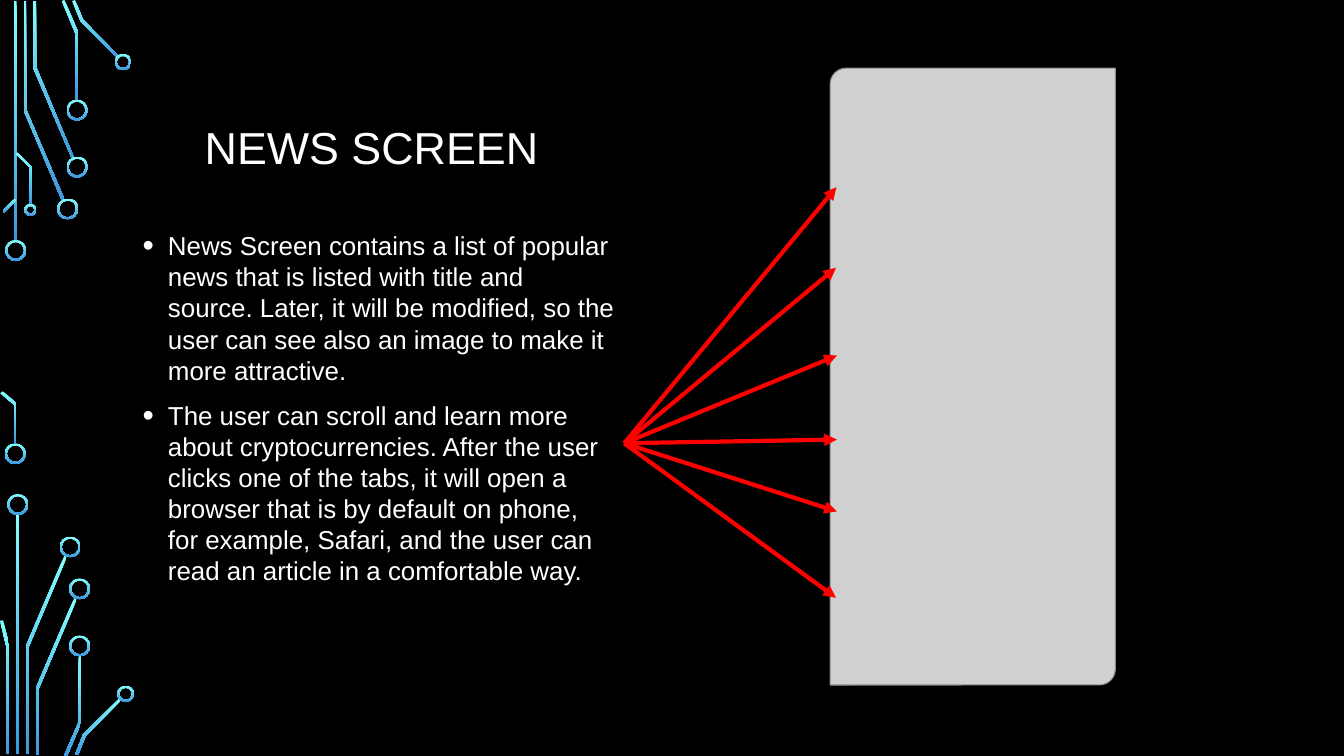
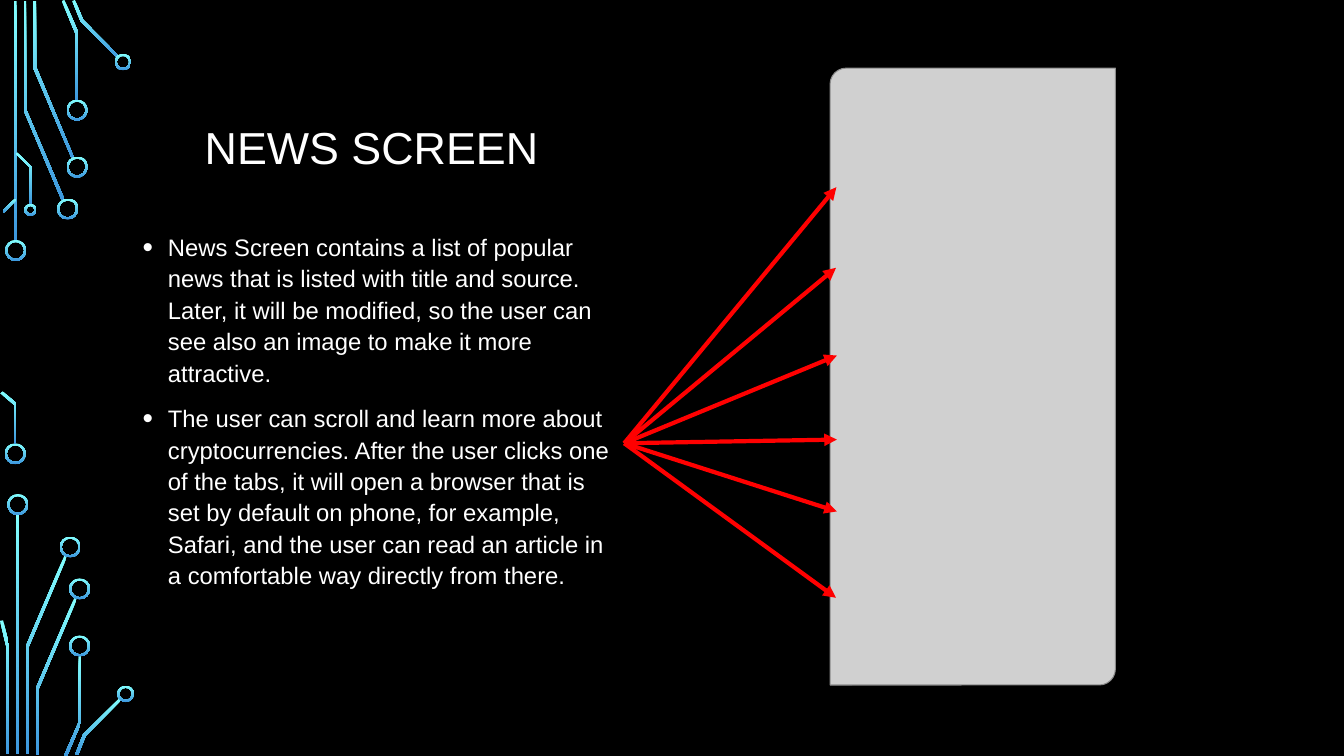
Before and after one commit to IvanZelenkov/Apex, a slide deck: slide 7 of Project Milestone 5/Apex.pptx (slide 6 before the commit). Drawn at 1344x756 pixels with LibreOffice and Linux fonts; fonts in the diff are those of the drawing; grey boxes stand for pictures; background and template pictures are left out. Boxes give left, top, right and bottom in pixels: in the first picture for what was removed or moved away, otherwise in the second. Text is boxed around its words. In the diff, an @@ line names an element or a change of style, - is before the commit and + after.

```diff
--- a/Project Milestone 5/Apex.pptx
+++ b/Project Milestone 5/Apex.pptx
@@ text at <box>168,238,591,383</box>: size 18.5 to 17 pt in "News Screen contains a list of popular ..."; line spacing 1 to 1.1 @@
@@ text at <box>168,409,609,589</box>: text changed; size 18.5 to 17 pt @@
-• The user can scroll and learn more about cryptocurrencies. After the user clicks one of the tabs, it will open a browser that is by default on phone, for example, Safari, and the user can read an article in a comfortable way.
+• The user can scroll and learn more about cryptocurrencies. After the user clicks one of the tabs, it will open a browser that is set by default on phone, for example, Safari, and the user can read an article in a comfortable way directly from there.
```
Also in this commit, not shown: 5 other slides changed, 2 slides added.
